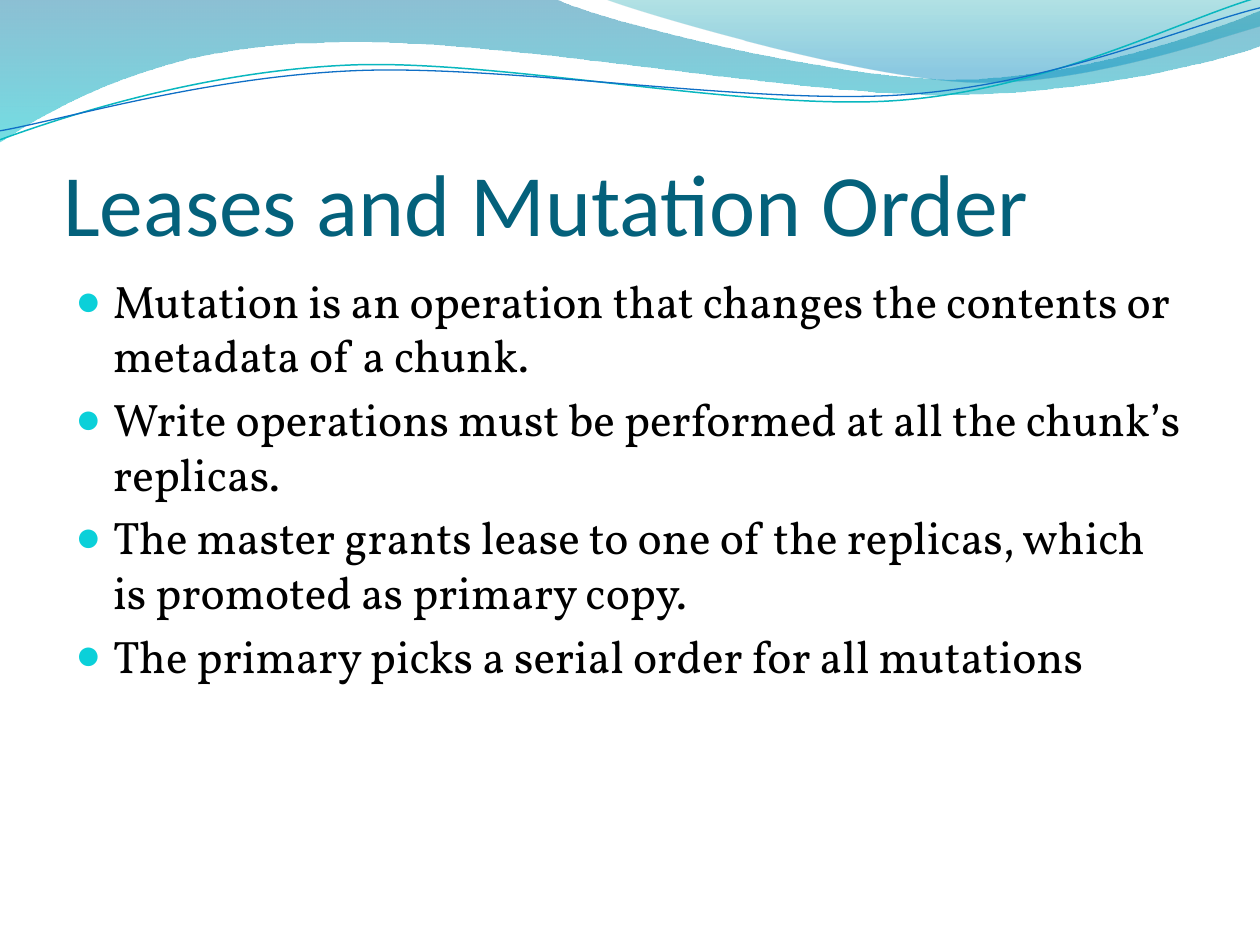
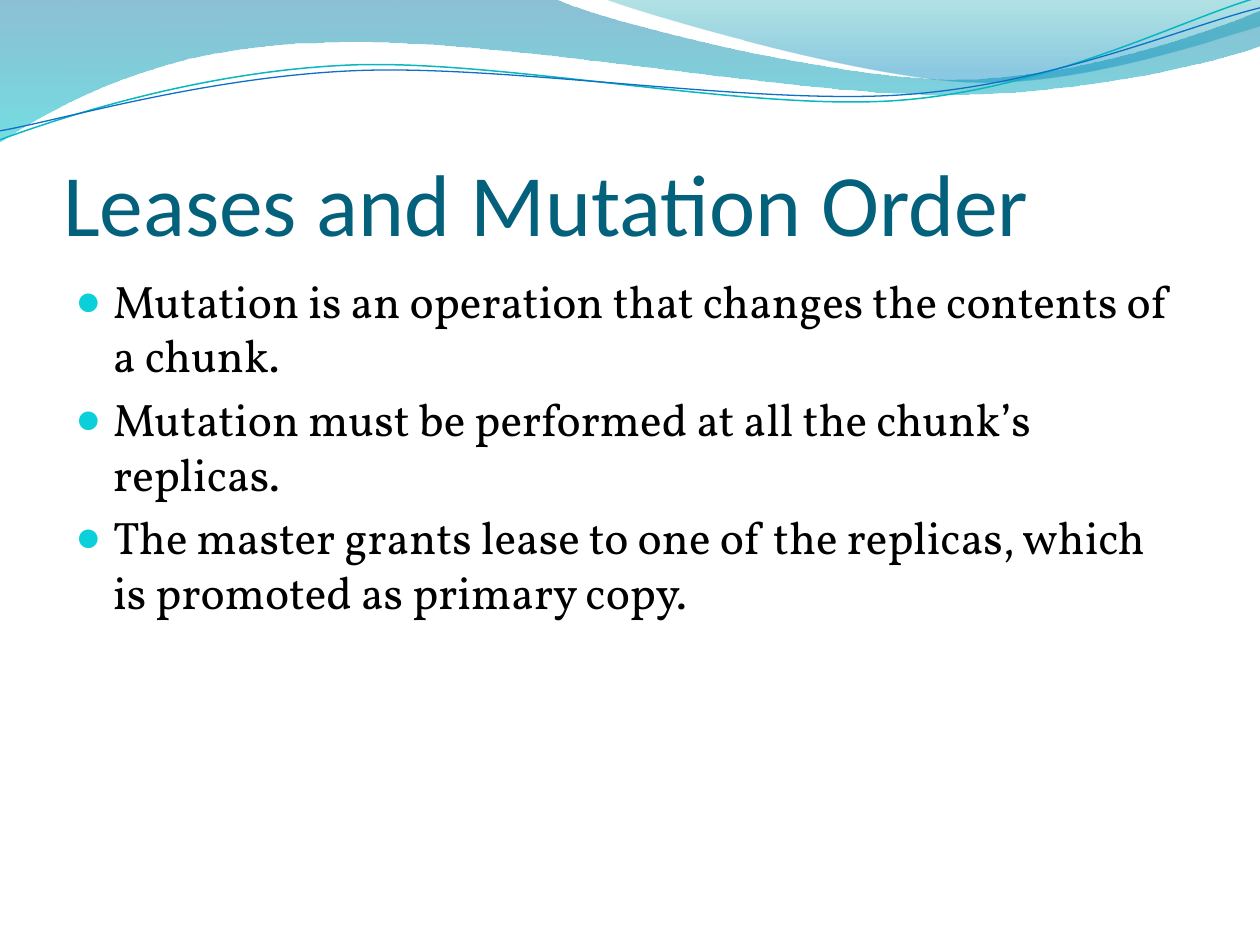
Before and after one commit to edvelezg/unb-os, a slide deck: slide 22 of google-fs/google-fs.pptx. Drawn at 1260x945 pixels with LibreOffice and Linux fonts; fonts in the diff are those of the drawing; background and template pictures are left out. Boxes give left, top, right and bottom in pixels: in the first picture for what was removed or moved away, otherwise in the second. Text is boxed around its words. In the diff, an @@ line names an element or a change of style, - is before the commit and + after.

```diff
--- a/google-fs/google-fs.pptx
+++ b/google-fs/google-fs.pptx
@@ text at (x1=113, y1=285, x2=1167, y2=502): text changed @@
-● Mutation is an operation that changes the contents or metadata of a chunk.
-● Write operations must be performed at all the chunk’s replicas.
+● Mutation is an operation that changes the contents of a chunk.
+● Mutation must be performed at all the chunk’s replicas.
@@ text at (x1=113, y1=640, x2=1083, y2=685): paragraph removed @@
-● The primary picks a serial order for all mutations
```
Also in this commit, not shown: 4 other slides changed.
